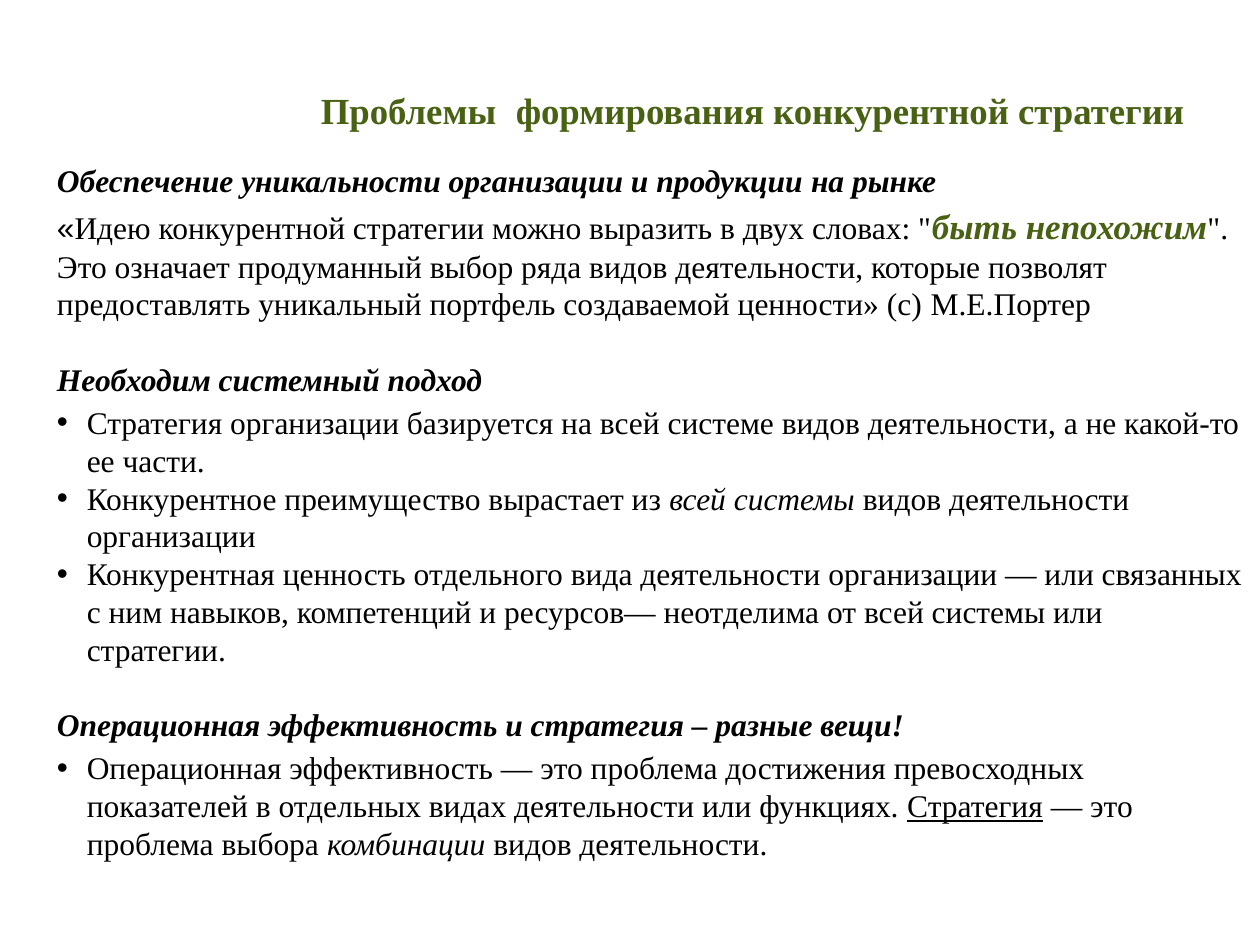
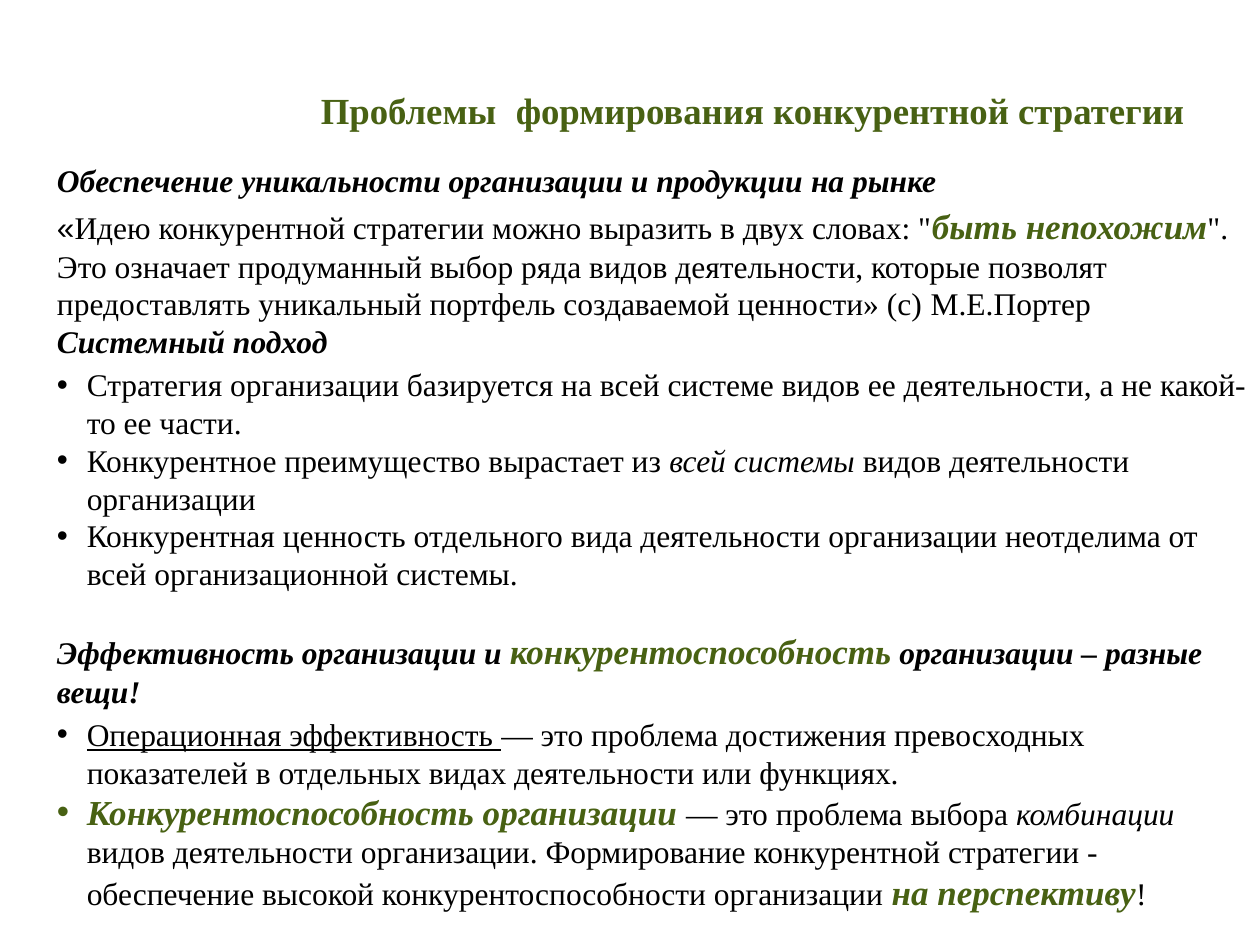
Before and after one commit to ocmsystem/ocmsystem.github.io, a slide deck: slide 2 of files/presentations/Presentation_OCMSystem_RU.ppt. Drawn at 1260x945 pixels with LibreOffice and Linux fonts; fonts in the diff are those of the drawing; background and template pictures are left out. Boxes give left, top, right and bottom in pixels: in the first picture for what was removed or moved away, otherwise in the second. Text is boxed around its words. In the diff, an @@ line names an element or a change of style, - is before the commit and + after.

Commit message:
English is default, change english text and presentations

```diff
--- a/files/presentations/Presentation_OCMSystem_RU.ppt
+++ b/files/presentations/Presentation_OCMSystem_RU.ppt
@@ text at box(57, 330, 1246, 435): text changed @@
-Необходим системный подход
-• Стратегия организации базируется на всей системе видов деятельности, а не какой-то ее части.
+Системный подход
+• Стратегия организации базируется на всей системе видов ее деятельности, а не какой-то ее части.
@@ text at box(57, 526, 1202, 912): text changed @@
-• Конкурентная ценность отдельного вида деятельности организации — или связанных с ним навыков, компетенций и ресурсов— неотделима от всей системы или стратегии.
-Операционная эффективность и стратегия – разные вещи!
-• Операционная эффективность — это проблема достижения превосходных показателей в отдельных видах деятельности или функциях. Стратегия — это проблема выбора комбинации видов деятельности.
+• Конкурентная ценность отдельного вида деятельности организации неотделима от всей организационной системы.
+Эффективность организации и конкурентоспособность организации – разные вещи!
+• Операционная эффективность — это проблема достижения превосходных показателей в отдельных видах деятельности или функциях.
+• Конкурентоспособность организации — это проблема выбора комбинации видов деятельности организации. Формирование конкурентной стратегии - обеспечение высокой конкурентоспособности организации на перспективу!
```
Also in this commit, not shown: 6 other files.
